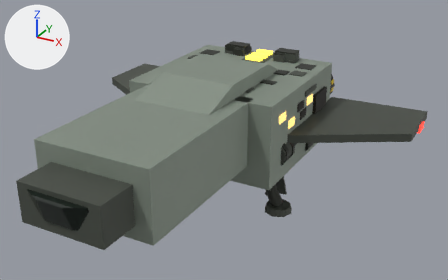
The glTF model ref/glb/shuttle-s.glb: old version first, new version second.
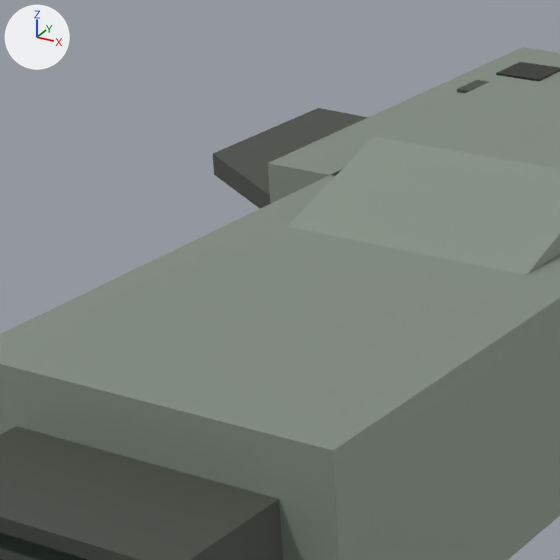
The first picture shows the older version from a 50 mm camera at (2.78, -4.64, 3.03) aimed at (0.19, 0.07, 0.68). The close-ups show the older and then the newer version on the part from 10% to 49% of the width and 11% to 73% of the height of that picture. Only the edits that show in the close-ups are written down. Every picture has the same lights, and +X, +Y and +Z are marked at upper left. Where no turn or scale is listed for an object, it has been applied to the vertices.

Names of what the first close-up shows: 'canopyFairing', 'cockpitGlass', 'hullMain', 'hullNose', 'hullNoseTip', 'shuttleShiphullMainGreebleTop0L', 'shuttleShiphullMainGreebleTop1L', 'wingLeft'.
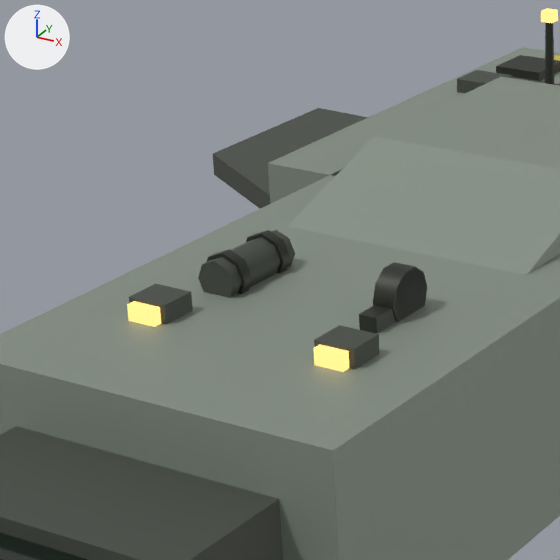
What the commit changed:
Mesh me_mesh_159 is new.
It is a box spanning x -0.02..0.02, y -0.02..0.02, z -0.0175..0.0175.
It uses material mat_cabinlight (brown #3a2f18, glowing orange #f2c877).
Mesh me_mesh_158 is new.
It has 16 vertices, 24 faces and spans x -0.014..0.014, y -0.016..0.016, z -0.15..0.15.
It uses material mat_enginehousing (dark grey #33362f).
Mesh me_mesh_98_1 is new.
It is a box spanning x -0.025..0.025, y -0.045..0.045, z -0.025..0.025.
It uses material mat_enginehousing (dark grey #33362f).
Mesh me_mesh_97_1 is new.
It has 24 vertices, 40 faces and spans x -0.008..0.008, y -0.071..0.071, z -0.0675..0.0675.
It uses material mat_hullpanel (dark grey #4f544c).
Mesh me_mesh_94_1 is new.
It has 24 vertices, 40 faces and spans x -0.03..0.03, y -0.075..0.075, z -0.071..0.071.
It uses material mat_enginehousing (dark grey #33362f).
Mesh me_mesh_93_1 is new.
It has 20 vertices, 32 faces and spans x -0.065..0.065, y -0.015..0.015, z -0.065..0.065.
It uses material mat_enginehousing (dark grey #33362f).
Mesh me_mesh_91_1 is new.
It has 20 vertices, 32 faces and spans x -0.055..0.055, y -0.128..0.128, z -0.055..0.055.
It uses material mat_hullpanel (dark grey #4f544c).
Mesh me_mesh_90_1 is new.
It is a box spanning x -0.04..0.04, y -0.025..0.025, z -0.0225..0.0225.
It uses material mat_cabinlight (brown #3a2f18, glowing orange #f2c877).
Mesh me_mesh_89_1 is new.
It is a box spanning x -0.055..0.055, y -0.05..0.05, z -0.035..0.035.
It uses material mat_hullpanel (dark grey #4f544c).
Object 'shuttleShiphullMainGreebleTop0L' (ob_shuttleshiphullmaingreebletop0l) moves from (-0.587, 0.871, 1.14) to (-0.587, 0.871, 1.174).
Object 'shuttleShiphullMainGreebleTop1L' (ob_shuttleshiphullmaingreebletop1l) moves from (-0.564, 1.128, 1.148) to (-0.564, 1.128, 1.171).
Object 'shuttleShiphullMainGreebleTop10L' (ob_shuttleshiphullmaingreebletop10l) moves from (-0.39, 0.815, 1.132) to (-0.39, 0.815, 1.178).
Object 'antennaTipLamp' (ob_antennatiplamp) is new; it shows me_mesh_159.
Its location is (-0.3, 0.801, 1.464).
Object 'antennaWhip' (ob_antennawhip) is new; it shows me_mesh_158.
Its location is (-0.3, 0.801, 1.314).
Object 'umbilicalNozzle' (ob_umbilicalnozzle) is new; it shows me_mesh_98_1.
Its location is (0.231, -0.971, 1.179).
Object 'umbilicalCoil2' (ob_umbilicalcoil2) is new; it shows me_mesh_97_1.
Its location is (0.253, -0.875, 1.209).
Object 'umbilicalReel' (ob_umbilicalreel) is new; it shows me_mesh_94_1.
Its location is (0.231, -0.875, 1.209).
Object 'bottleClamp1' (ob_bottleclamp1) is new; it shows me_mesh_93_1.
Its location is (-0.231, -0.955, 1.199).
Object 'bottleClamp0' (ob_bottleclamp0) is new; it shows a copy of me_mesh_93_1.
Its location is (-0.231, -0.795, 1.199).
Object 'pressurantBottle' (ob_pressurantbottle) is new; it shows me_mesh_91_1.
Its location is (-0.231, -0.875, 1.199).
Object 'dockFloodLensR' (ob_dockfloodlensr) is new; it shows me_mesh_90_1.
Its location is (0.273, -1.213, 1.184).
Object 'dockFloodHoodR' (ob_dockfloodhoodr) is new; it shows me_mesh_89_1.
Its location is (0.273, -1.163, 1.179).
Object 'dockFloodLensL' (ob_dockfloodlensl) is new; it shows a copy of me_mesh_90_1.
Its location is (-0.273, -1.213, 1.184).
Object 'dockFloodHoodL' (ob_dockfloodhoodl) is new; it shows a copy of me_mesh_89_1.
Its location is (-0.273, -1.163, 1.179).

Pixel boxes (x1, y1, x2, y2) of what changed, in the close-ups (560 x 560 px):
'pressurantBottle', added
    after: (198, 230, 295, 298)
'dockFloodHoodR', added
    after: (314, 325, 379, 369)
'dockFloodHoodL', added
    after: (129, 284, 193, 325)
'umbilicalReel', added
    after: (373, 262, 427, 322)
'shuttleShiphullMainGreebleTop1L', moved
    before: (496, 62, 560, 81)
    after: (496, 55, 560, 81)
'umbilicalCoil2', added
    after: (395, 268, 427, 321)
'umbilicalNozzle', added
    after: (359, 305, 396, 334)
'dockFloodLensR', added
    after: (313, 344, 349, 372)
'dockFloodLensL', added
    after: (127, 301, 161, 327)
'shuttleShiphullMainGreebleTop0L', moved (mostly hidden before)
    before: (457, 80, 488, 93)
    after: (457, 70, 512, 93)
'bottleClamp1', added
    after: (207, 249, 252, 294)
'bottleClamp0', added
    after: (246, 230, 291, 274)
'antennaWhip', added
    after: (545, 23, 554, 85)
'antennaTipLamp', added
    after: (541, 8, 558, 23)
'shuttleShiphullMainGreebleTop10L', moved (not visible before)
    after: (507, 76, 560, 86)
